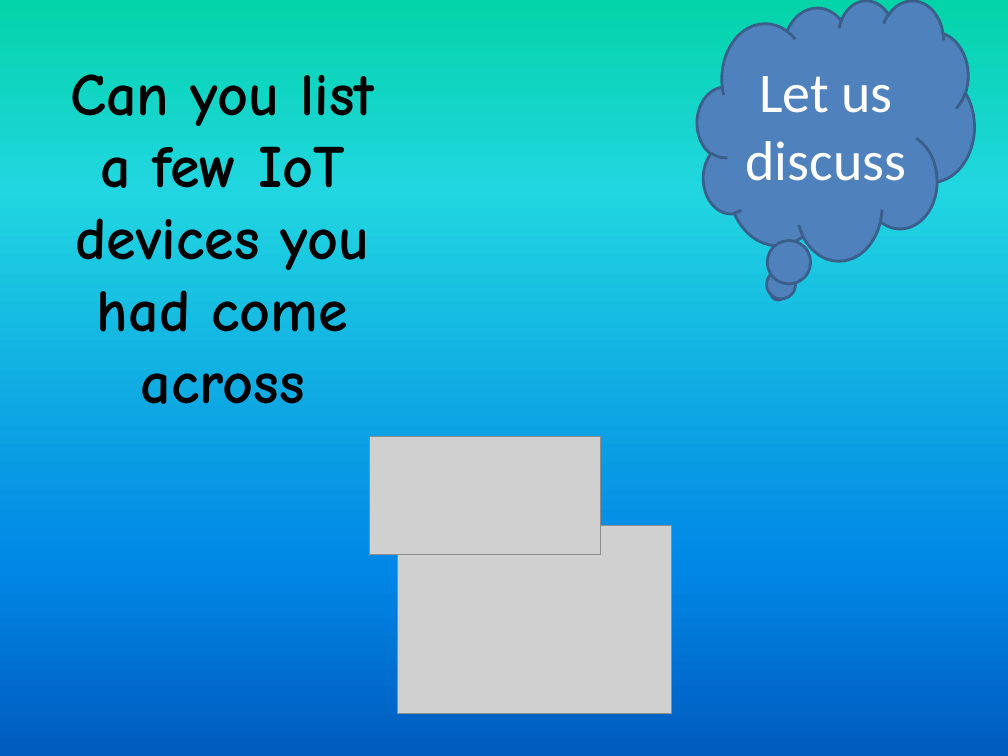
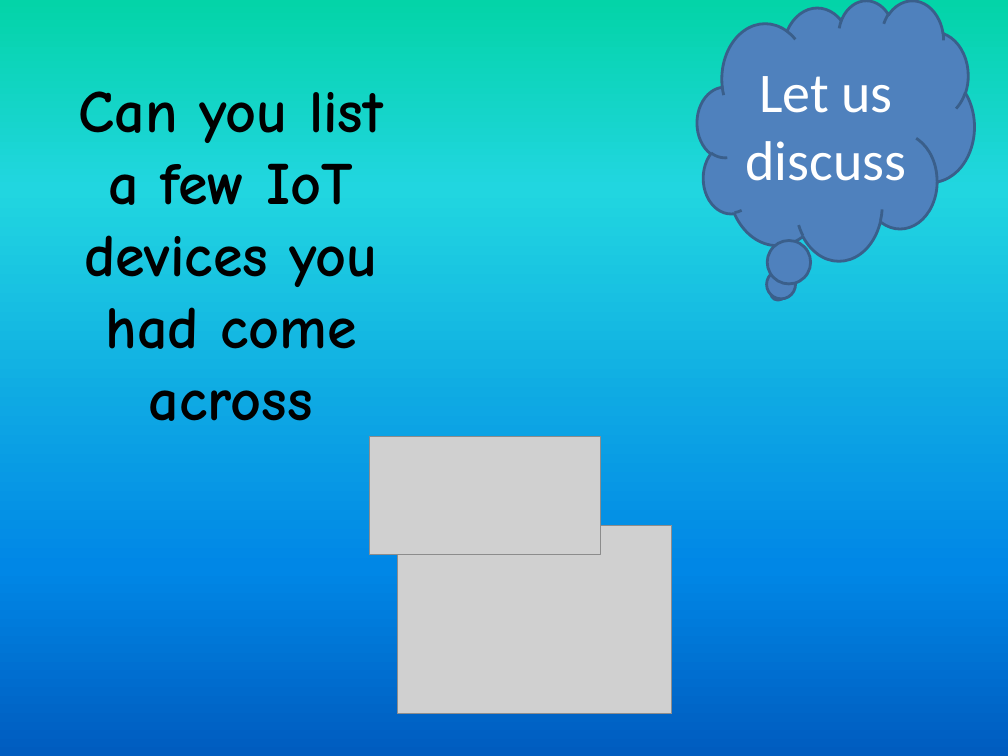
Before and after one commit to girishsukukumar/IOT, a slide deck: slide 15 of IO-1.pptx. Drawn at 1008x756 pixels with LibreOffice and Linux fonts; fonts in the diff are those of the drawing; grey boxes stand for pictures. Boxes give left, top, right and bottom in pixels: in the first picture for what was removed or moved away, otherwise in the second. Text is boxed around its words. In the diff, an @@ line names an element or a change of style, - is before the commit and + after.

```diff
--- a/IO-1.pptx
+++ b/IO-1.pptx
@@ text "Can you list a few ...": place and size @@
-text "Can you list a few ..." at [70, 74, 375, 404]
+text "Can you list a few ..." at [79, 91, 383, 421]
```
Also in this commit, not shown: 1 other slide changed, 21 slides added.
